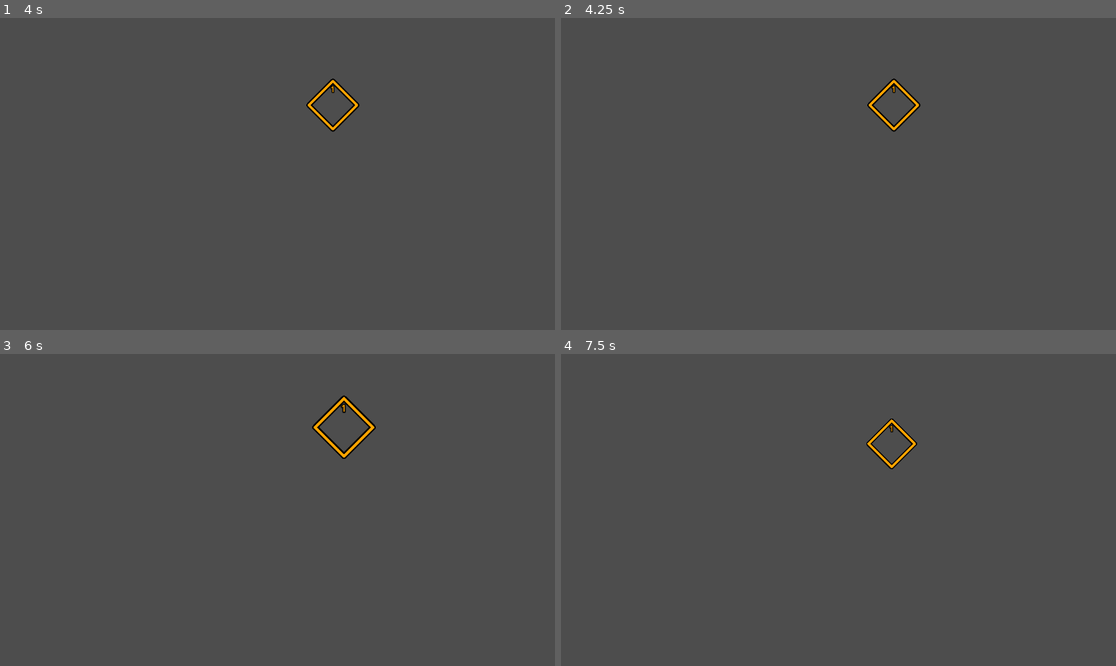
Above: before the commit, frames 1-4 (two rows, left to right).
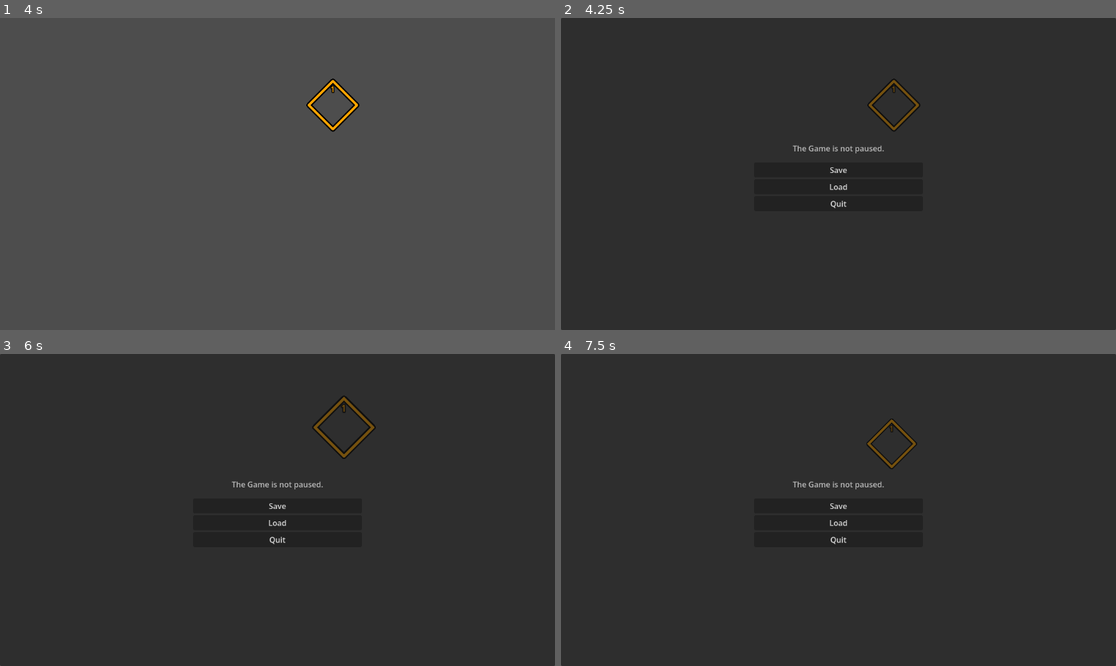
Above: after the commit, the same moments.

Repository: stacktrace-error/chunk-terrain
Game: Godot game, scene res://multiplayer/player.tscn
The game is run twice, just before and just after one commit, with the same random seed, the same clock (stepped at 60 frames per second) and the same inputs. This scene is started directly instead of the project's main scene. The engine's default icon, where the game draws it, is replaced by a stand-in: a white triangle on a blue panel in a dark square.
Inputs (mouse positions are in pixels of both pictures, inside the frame that each line leads up to):
- Up to frame 1 (4 s): tap Enter (chat) at 0.5, 1.35, 2, 3.05, 3.5, 3.8 s; move the mouse to (399, 158) at 0.52 s; hold D (right) 0.53-1.28 s; hold Enter (chat) 0.53-1.28 s; tap Space at 1.25, 2.75 s; move the mouse to (166, 189) at 1.27 s; hold S (down) 1.28-2.03 s; move the mouse to (333, 105) at 2.02 s; hold D (right) 2.03-2.78 s; hold Enter (chat) 2.03-2.78 s; tap Middle mouse button (ping) at 2.1 s; move the mouse to (249, 236) at 2.77 s; hold W (up) 2.78-3.53 s; click (249, 236) at 2.85 s; move the mouse to (444, 220) at 3.52 s; hold A (left) from 3.53 s (still down); hold Right mouse button (remove_tile) from 3.53 s (still down)
- Up to frame 2 (4.25 s): keep holding A (left); keep holding Right mouse button (remove_tile); tap Escape (ui_cancel) at 4.15 s
- Up to frame 3 (6 s): release A (left) at 4.25 s; release Right mouse button (remove_tile) at 4.25 s; click (277, 506) at 4.25 s, where only the run after the commit has a clickable "Save"; click (277, 522) at 5 s, where only the run after the commit has a clickable "Load"; tap Space at 5.75 s; move the mouse to (111, 463) at 5.77 s; hold A (left) from 5.78 s (still down); tap Mouse wheel up (zoom_in) at 5.85 s
- Up to frame 4 (7.5 s): tap Enter (chat) at 6.05, 7.35 s; move the mouse to (866, 510) at 6.52 s; release A (left) at 6.53 s; hold S (down) 6.53-7.28 s; hold Enter (chat) 6.53-7.28 s; tap Mouse wheel down (zoom_out) at 6.6 s; move the mouse to (755, 432) at 7.27 s; hold D (right) from 7.28 s (still down)

Frame 1 is identical in both runs. In frame 2, 100% of the frame differs, in the area x 0-100%, y 0-100%; in frame 3, 100%; in frame 4, 100%.

Commit message:
The multiplayer instance isn't currently active.

Diff:
--- a/assets/localization/locale.csv
+++ b/assets/localization/locale.csv
@@ -2,7 +2,7 @@
 chat_hint_open,[color=gray]Press [Enter] to open or close in-game chat.[/color],[color=gray]Öffne/schließe das Chat-Fenster mit [Enter].[/color]
 chat_hint_send,[color=gray]Press [Enter] to submit a typed message.[/color],[color=gray]Drücke [Enter] um eine geschriebene Nachricht zu senden.[/color]
 msg_player_connected,[color=yellow]%s has connected.[/color],[color=yellow]%s ist beigetreten.[/color]
-msg_player_left,[color=yellow]%s has left.[/color],[color=yellow]%s hat das Spiel verlassen.[/color]
+msg_player_disconnected,[color=yellow]%s has left.[/color],[color=yellow]%s hat das Spiel verlassen.[/color]
 msg_request_warp,[color=yellow]%s would like to warp.[/color],
 ,,
 ,,
--- a/multiplayer/g_multiplayer.gd
+++ b/multiplayer/g_lobby.gd
@@ -1,6 +1,7 @@
 extends Node
 
 signal game_started
+@warning_ignore("unused_signal")
 signal player_ready
 signal connection_status_changed(to:MultiplayerPeer.ConnectionStatus)
 
@@ -36,6 +37,7 @@
 			multiplayer.peer_connected.connect(on_peer_connected)
 			on_peer_connected(1)
 
+			# This could be on a button, but that's not needed right now
 			rpc_start_game.rpc()
 
 			DisplayServer.window_set_title.call_deferred("hosting")
@@ -67,22 +69,35 @@
 
 	if has_started: rpc_start_game.rpc_id(id)
 
-@rpc("authority", "call_local")
+@rpc("call_local")
 func rpc_add_player(id:int) -> void:
 	if players.get(id, null):
 		print("attempted to spawn duplicate brain for " + str(id))
 		return
-	var player : Player = preload("res://multiplayer/player.tscn").instantiate()
+
+	var player : Player = Player.new()
 	player.name = str(id)
 	players[id] = player
 	add_child(player)
 
 
-@rpc("authority", "call_local")
+func quit() -> void:
+	if multiplayer.get_unique_id() == 1:
+		pass
+	else:
+		rpc_ask_quit.rpc_id(1)
+
+
+@rpc("any_peer")
+func rpc_ask_quit() -> void:
+	peer.disconnect_peer(multiplayer.get_remote_sender_id())
+
+
+@rpc("call_local")
 func rpc_start_game() -> void:
 	has_started = true
 	game_started.emit()
 
 
-func get_player() -> Player:
+func local_player() -> Player:
 	return players.get(multiplayer.get_unique_id(), null)
--- /dev/null
+++ b/multiplayer/g_lobby.tscn
@@ -0,0 +1,6 @@
+[gd_scene format=3 uid="uid://cq5aeyk33xfvo"]
+
+[ext_resource type="Script" uid="uid://cgur0hsjp3hq1" path="res://multiplayer/g_lobby.gd" id="1_o4y1c"]
+
+[node name="Lobby" type="Node" unique_id=1921070033]
+script = ExtResource("1_o4y1c")
--- a/multiplayer/g_multiplayer.tscn
+++ /dev/null
@@ -1,6 +0,0 @@
-[gd_scene format=3 uid="uid://cq5aeyk33xfvo"]
-
-[ext_resource type="Script" uid="uid://cgur0hsjp3hq1" path="res://multiplayer/g_multiplayer.gd" id="1_o4y1c"]
-
-[node name="Multiplayer" type="Node" unique_id=1921070033]
-script = ExtResource("1_o4y1c")
--- a/multiplayer/player.gd
+++ b/multiplayer/player.gd
@@ -14,7 +14,7 @@
 	HUD.chat.add_message(tr("msg_player_connected") % nickname)
 
 	if is_multiplayer_authority():
-		Multiplayer.player_ready.emit()
+		Lobby.player_ready.emit()
 
 	if Surfaces.active_surface == null:
 		Surfaces.loaded.connect(spawn_body, CONNECT_ONE_SHOT)
@@ -36,3 +36,9 @@
 
 func get_colored_name() -> String:
 	return str("[color=", color.to_html(false), "]", nickname, "[/color]")
+
+#TODO temporary
+func free() -> void:
+	HUD.chat.add_message(tr("msg_player_disconnected") % nickname)
+	body.free()
+	super.free()
--- a/project.godot
+++ b/project.godot
@@ -25,11 +25,12 @@
 
 Util="*uid://b1ox2g36gt0oq"
 Surfaces="*uid://cotemipcvisqa"
-Multiplayer="*uid://cq5aeyk33xfvo"
+Lobby="*uid://cq5aeyk33xfvo"
 Camera="*res://g_camera.tscn"
 HUD="*uid://ct0cs4hrv60t6"
 PingMarkers="*uid://crbgw6ct16osm"
 ErrorPopup="*uid://dvgqqshnkxor2"
+PauseDialog="*uid://b50nne4g7wvf8"
 
 [debug]
 
@@ -72,6 +73,7 @@
 up={
 "deadzone": 0.2,
 "events": [Object(InputEventKey,"resource_local_to_scene":false,"resource_name":"","device":-1,"window_id":0,"alt_press …(192 unchanged characters)…
+, Object(InputEventKey,"resource_local_to_scene":false,"resource_name":"","device":-1,"window_id":0,"alt_pressed":false,"shift_pressed":false,"ctrl_pressed":false,"meta_pressed":false,"pressed":false,"keycode":0,"physical_keycode":32,"key_label":0,"unicode":32,"location":0,"echo":false,"script":null)
 ]
 }
 down={
@@ -110,6 +112,11 @@
 , Object(InputEventMouseButton,"resource_local_to_scene":false,"resource_name":"","device":-1,"window_id":0,"alt_presse …(249 unchanged characters)…
 ]
 }
+pause_menu={
+"deadzone": 0.2,
+"events": [Object(InputEventKey,"resource_local_to_scene":false,"resource_name":"","device":-1,"window_id":0,"alt_pressed":false,"shift_pressed":false,"ctrl_pressed":false,"meta_pressed":false,"pressed":false,"keycode":0,"physical_keycode":4194305,"key_label":0,"unicode":0,"location":0,"echo":false,"script":null)
+]
+}
 
 [internationalization]
 
--- /dev/null
+++ b/ui/dialog/pause_dialog.gd
@@ -0,0 +1,11 @@
+extends CanvasLayer
+
+func _ready() -> void:
+	#%SaveButton
+	#%LoadButton
+	%QuitButton.pressed.connect(Lobby.quit)
+	hide()
+
+func _unhandled_input(event: InputEvent) -> void:
+	if event.is_action_pressed("pause_menu"):
+		visible = !visible
--- /dev/null
+++ b/ui/dialog/pause_dialog.tscn
@@ -0,0 +1,47 @@
+[gd_scene format=3 uid="uid://b50nne4g7wvf8"]
+
+[ext_resource type="Script" uid="uid://dbw1u8nyqhl1r" path="res://ui/dialog/pause_dialog.gd" id="1_ef642"]
+
+[node name="PauseDialog" type="CanvasLayer" unique_id=2060055621]
+script = ExtResource("1_ef642")
+
+[node name="PanelContainer" type="PanelContainer" parent="." unique_id=370591613]
+unique_name_in_owner = true
+anchors_preset = 15
+anchor_right = 1.0
+anchor_bottom = 1.0
+grow_horizontal = 2
+grow_vertical = 2
+
+[node name="CenterContainer" type="CenterContainer" parent="PanelContainer" unique_id=550943686]
+layout_mode = 2
+
+[node name="VBoxContainer" type="VBoxContainer" parent="PanelContainer/CenterContainer" unique_id=1260835108]
+layout_mode = 2
+
+[node name="RichTextLabel" type="RichTextLabel" parent="PanelContainer/CenterContainer/VBoxContainer" unique_id=785032118]
+custom_minimum_size = Vector2(350, 50)
+layout_mode = 2
+bbcode_enabled = true
+text = "[color=gray]The Game is not paused.[/color]"
+fit_content = true
+horizontal_alignment = 1
+vertical_alignment = 1
+
+[node name="SaveButton" type="Button" parent="PanelContainer/CenterContainer/VBoxContainer" unique_id=548730769]
+unique_name_in_owner = true
+layout_mode = 2
+focus_mode = 0
+text = "Save"
+
+[node name="LoadButton" type="Button" parent="PanelContainer/CenterContainer/VBoxContainer" unique_id=2133009157]
+unique_name_in_owner = true
+layout_mode = 2
+focus_mode = 0
+text = "Load"
+
+[node name="QuitButton" type="Button" parent="PanelContainer/CenterContainer/VBoxContainer" unique_id=952708291]
+unique_name_in_owner = true
+layout_mode = 2
+focus_mode = 0
+text = "Quit"
--- a/hud/chat.gd
+++ b/ui/hud/chat.gd
@@ -3,7 +3,7 @@
 var full : bool = false:
 	set(x):
 		if x:
-			var p : Player = Multiplayer.get_player()
+			var p : Player = Lobby.local_player()
 			if !p: return # Cannot open chat if not in a game.
 			%ChatInput.grab_focus()
 			%ChatInput.placeholder_text = p.nickname + ":"
@@ -18,7 +18,7 @@
 const recent_fade_time : float = 10
 
 func _ready() -> void:
-	Multiplayer.player_ready.connect(show_recent)
+	Lobby.player_ready.connect(show_recent)
 
 func _unhandled_input(event: InputEvent) -> void:
 	if event.is_action_pressed("chat"):
@@ -37,7 +37,7 @@
 	fade_tween.tween_callback(%Recent.hide)
 
 func send_message(player:int, message:String) -> void:
-	rpc_msg.rpc(str(Multiplayer.players[player].get_colored_name(), ": ", message))
+	rpc_msg.rpc(str(Lobby.players[player].get_colored_name(), ": ", message))
 
 func send_unsigned_message(message:String) -> void:
 	rpc_msg.rpc(message)
--- a/hud/chat.tscn
+++ b/ui/hud/chat.tscn
@@ -1,6 +1,6 @@
 [gd_scene format=3 uid="uid://bxykqb7tkkh26"]
 
-[ext_resource type="Script" uid="uid://b8rmkxyaetyh2" path="res://hud/chat.gd" id="1_dg5i7"]
+[ext_resource type="Script" uid="uid://b8rmkxyaetyh2" path="res://ui/hud/chat.gd" id="1_dg5i7"]
 
 [sub_resource type="Theme" id="Theme_adcgs"]
 
--- a/hud/hud.gd
+++ b/ui/hud/hud.gd
@@ -7,4 +7,4 @@
 func _ready() -> void:
 	for child : Control in get_children():
 		child.hide()
-	Multiplayer.player_ready.connect(chat.show)
+	Lobby.player_ready.connect(chat.show)
--- a/hud/hud.tscn
+++ b/ui/hud/hud.tscn
@@ -1,8 +1,8 @@
 [gd_scene format=3 uid="uid://ct0cs4hrv60t6"]
 
-[ext_resource type="PackedScene" uid="uid://bxykqb7tkkh26" path="res://hud/chat.tscn" id="1_37p78"]
-[ext_resource type="Script" uid="uid://c5csrau036sho" path="res://hud/hud.gd" id="1_64ctp"]
-[ext_resource type="Script" uid="uid://bajpfjqai12ds" path="res://hud/warp_panel.gd" id="3_8sq4i"]
+[ext_resource type="PackedScene" uid="uid://bxykqb7tkkh26" path="res://ui/hud/chat.tscn" id="1_37p78"]
+[ext_resource type="Script" uid="uid://c5csrau036sho" path="res://ui/hud/hud.gd" id="1_64ctp"]
+[ext_resource type="Script" uid="uid://bajpfjqai12ds" path="res://ui/hud/warp_panel.gd" id="3_8sq4i"]
 
 [node name="HUD" type="CanvasLayer" unique_id=980792172 node_paths=PackedStringArray("warp_button")]
 script = ExtResource("1_64ctp")
@@ -10,7 +10,6 @@
 
 [node name="Chat" parent="." unique_id=1229468243 instance=ExtResource("1_37p78")]
 unique_name_in_owner = true
-visible = true
 
 [node name="WarpPanel" type="Control" parent="." unique_id=1126592842]
 unique_name_in_owner = true
--- a/multiplayer/network_panel.gd
+++ b/ui/lobby_start_panel.gd
@@ -1,17 +1,17 @@
 extends Control
 
 func _ready() -> void:
-	Multiplayer.player_ready.connect(hide)
+	Lobby.player_ready.connect(hide)
 
 	var args : Dictionary[String, String] = Util.launch_args
-	if "host" in args: Multiplayer.host_parse_port(args["host"])
-	elif "join" in args: Multiplayer.join_parse_port(args["join"])
+	if "host" in args: Lobby.host_parse_port(args["host"])
+	elif "join" in args: Lobby.join_parse_port(args["join"])
 
 func _on_host_submit() -> void:
-	Multiplayer.host_parse_port(%HostPort.text)
+	Lobby.host_parse_port(%HostPort.text)
 
 func _on_join_submit() -> void:
-	Multiplayer.join_parse_port(%JoinAddress.text)
+	Lobby.join_parse_port(%JoinAddress.text)
 
 func update_status(status:MultiplayerPeer.ConnectionStatus) -> void:
 	%StatusText.show()
--- a/main_menu.tscn
+++ b/ui/main_menu.tscn
@@ -1,6 +1,6 @@
 [gd_scene format=3 uid="uid://b5lib4cfpco6n"]
 
-[ext_resource type="Script" uid="uid://y1hsvj0qhxxw" path="res://multiplayer/network_panel.gd" id="1_06t4h"]
+[ext_resource type="Script" uid="uid://y1hsvj0qhxxw" path="res://ui/lobby_start_panel.gd" id="1_06t4h"]
 
 [node name="MainMenu" type="CanvasLayer" unique_id=897139959]
 
--- a/world/g_surfaces.gd
+++ b/world/g_surfaces.gd
@@ -15,7 +15,7 @@
 		x.show()
 
 func _ready() -> void:
-	Multiplayer.game_started.connect(on_game_start)
+	Lobby.game_started.connect(on_game_start)
 
 func on_game_start() -> void:
 	set_active_surface(create_surface(3))
Binary file changed: assets/localization/locale.de.translation
Binary file changed: assets/localization/locale.en.translation
Renamed: multiplayer/g_multiplayer.gd.uid -> multiplayer/g_lobby.gd.uid
Not shown, added: ui/dialog/pause_dialog.gd.uid
Renamed: hud/chat.gd.uid -> ui/hud/chat.gd.uid
Renamed: hud/hud.gd.uid -> ui/hud/hud.gd.uid
Renamed: hud/warp_panel.gd -> ui/hud/warp_panel.gd
Renamed: hud/warp_panel.gd.uid -> ui/hud/warp_panel.gd.uid
Renamed: multiplayer/network_panel.gd.uid -> ui/lobby_start_panel.gd.uid
